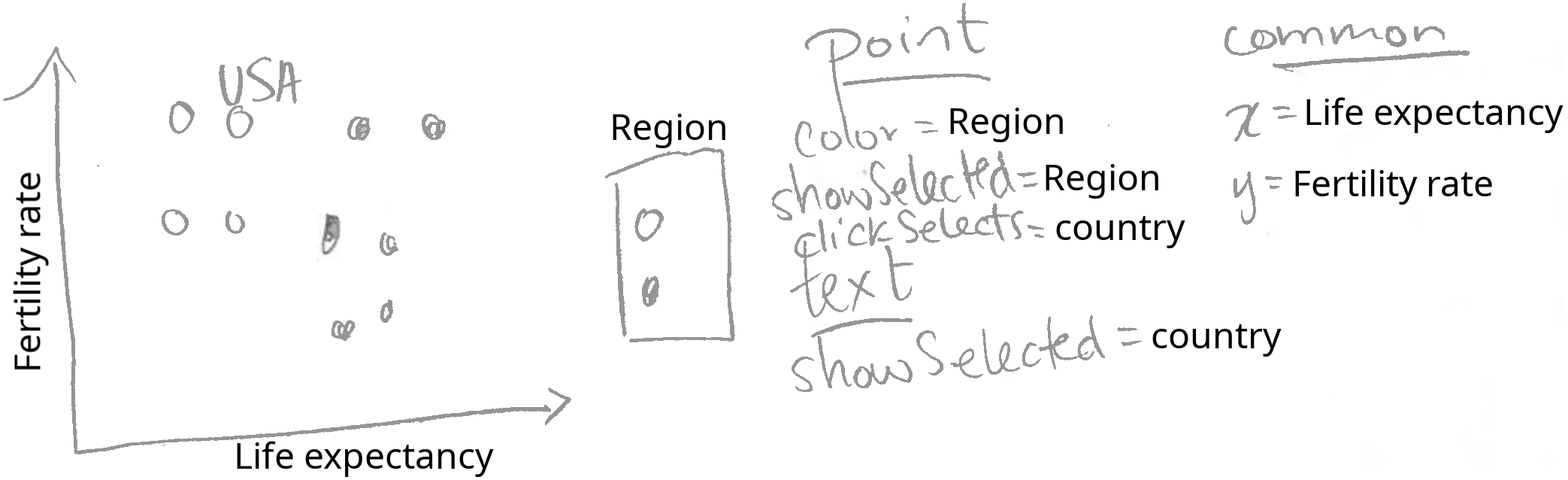
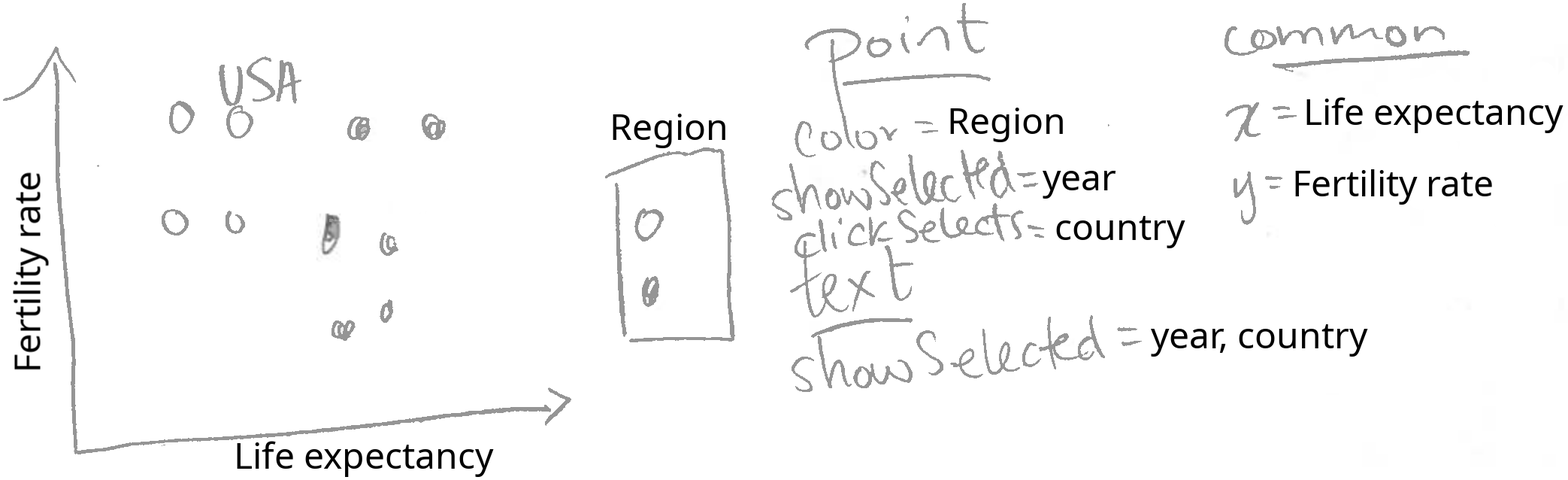
Before/after of a 1568x480 layered artwork. What changed in the layer stack:
renamed "country #1" to "year, country", painted on it over 1150, 323, 1369, 357
renamed "Region" to "year", painted on it over 1042, 163, 1159, 199
